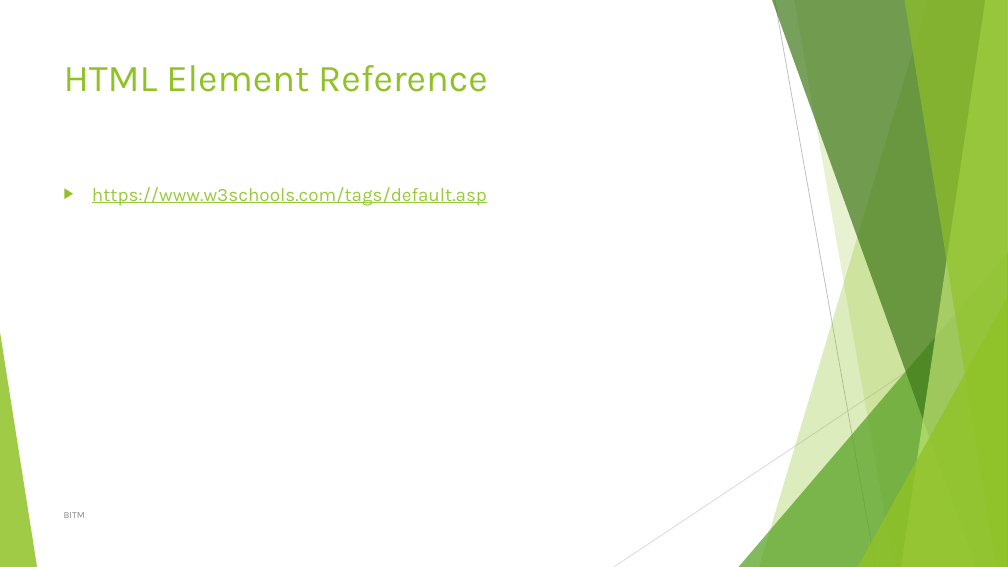
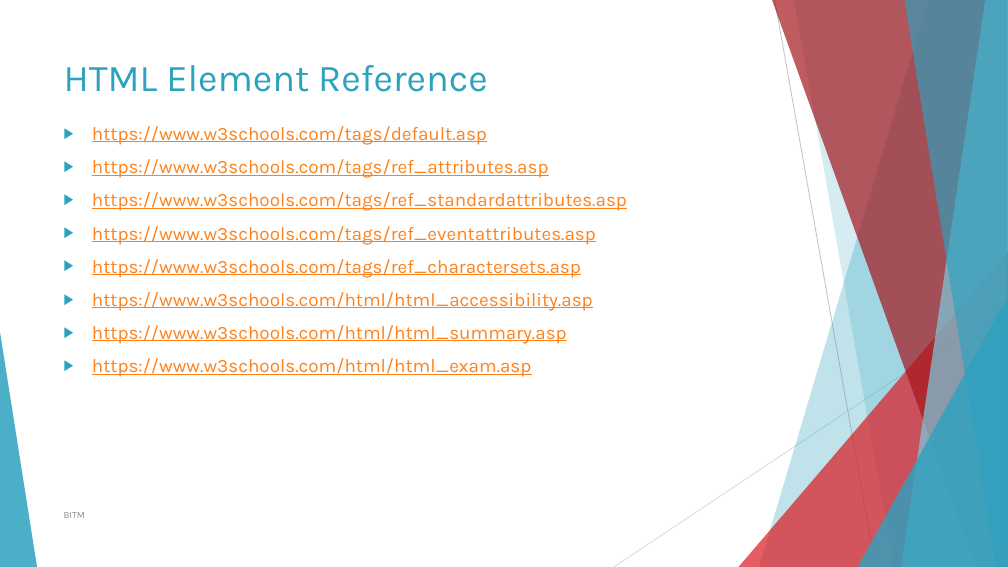
Before and after one commit to MotalibHossain/Study, a slide deck: slide 46 of Web/html_intro.pptx (slide 41 before the commit). Drawn at 1008x567 pixels with LibreOffice and Linux fonts; fonts in the diff are those of the drawing. Boxes give left, top, right and bottom in pixels: in the first picture for what was removed or moved away, otherwise in the second. Text is boxed around its words. In the diff, an @@ line names an element or a change of style, - is before the commit and + after.

Commit message:
html

```diff
--- a/Web/html_intro.pptx
+++ b/Web/html_intro.pptx
@@ freeform shape at bbox=[759, 0, 1008, 567]: fill #90C226 at 30% opacity to #2DA2BF at 30% opacity @@
@@ freeform shape at bbox=[772, 0, 1008, 567]: fill #3F7819 at 70% opacity to #A3171E at 70% opacity @@
@@ freeform shape at bbox=[794, 0, 1008, 567]: fill #90C226 at 20% opacity to #2DA2BF at 20% opacity @@
@@ freeform shape at bbox=[901, 0, 1008, 567]: fill #C0E474 at 70% opacity to #7ACBE0 at 70% opacity @@
@@ freeform shape at bbox=[904, 0, 1008, 567]: fill #90C226 at 65% opacity to #2DA2BF at 65% opacity @@
@@ title "HTML Element Reference" at bbox=[64, 65, 488, 92]: text colour #90C226 to #2DA2BF @@
@@ text "https://www.w3schools.com/tags/default.asp": place and size @@
-text "https://www.w3schools.com/tags/default.asp" at bbox=[92, 187, 487, 206]
+text "https://www.w3schools.com/tags/default.asp" at bbox=[92, 126, 627, 377]
@@ text at bbox=[92, 126, 487, 145]: text colour #99CA3C to #FF8119 in "https://www.w3schools.com/tags/default.asp"; bullet colour #90C226 to #2DA2BF @@
@@ text at bbox=[92, 159, 627, 377]: paragraphs added @@
+▶ https://www.w3schools.com/tags/ref_attributes.asp
+▶ https://www.w3schools.com/tags/ref_standardattributes.asp
+▶ https://www.w3schools.com/tags/ref_eventattributes.asp
+▶ https://www.w3schools.com/tags/ref_charactersets.asp
+▶ https://www.w3schools.com/html/html_accessibility.asp
+▶ https://www.w3schools.com/html/html_summary.asp
+▶ https://www.w3schools.com/html/html_exam.asp
@@ triangle at bbox=[739, 252, 1008, 567]: fill #54A021 at 72% opacity to #DA1F28 at 72% opacity @@
@@ triangle at bbox=[858, 297, 1008, 567]: fill #90C226 at 80% opacity to #2DA2BF at 80% opacity @@
@@ triangle at bbox=[0, 332, 37, 567]: fill #90C226 at 85% opacity to #2DA2BF at 85% opacity @@
```
Also in this commit, not shown: 39 other slides changed, 6 slides added, 1 slide removed, 12 other files.
